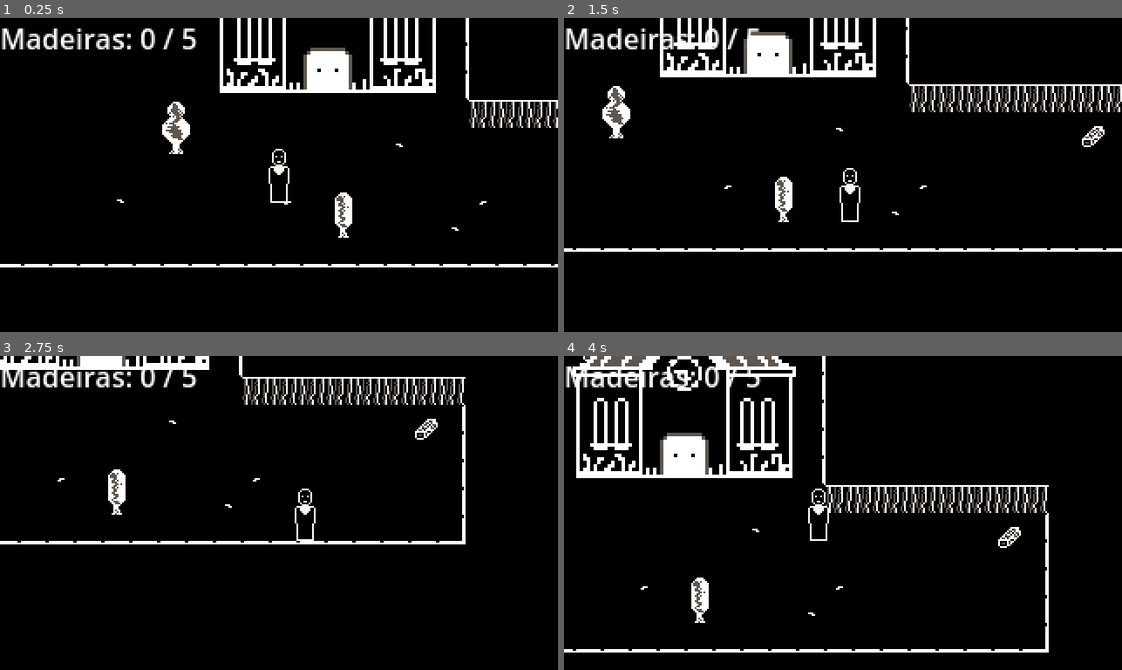
Above: before the commit, frames 1-4 (two rows, left to right).
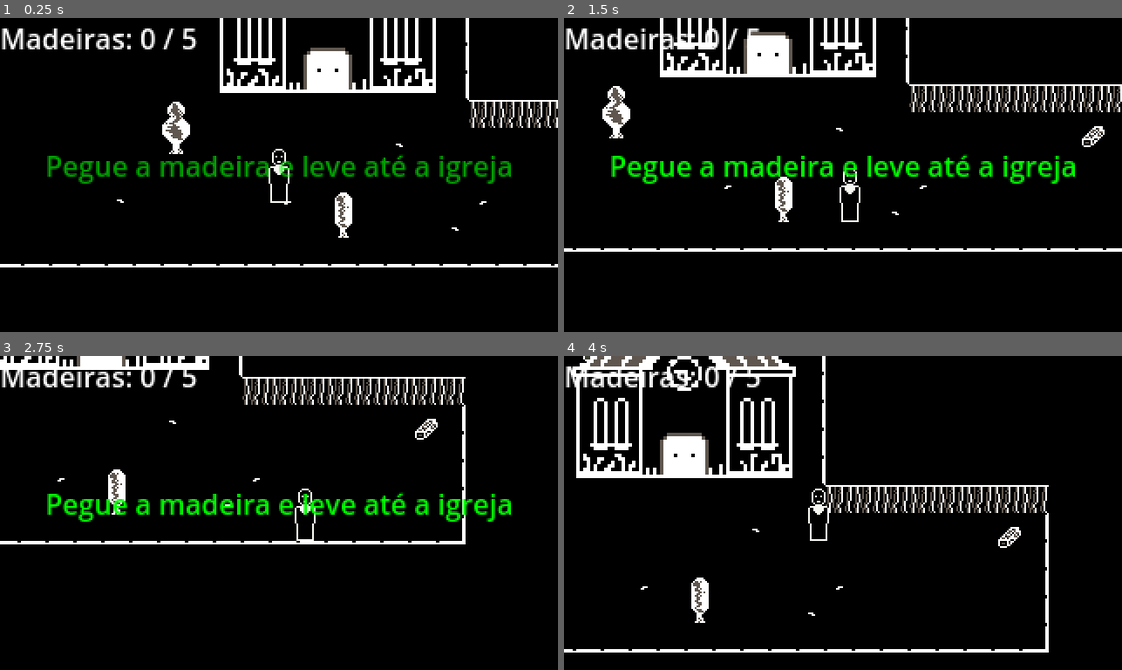
Above: after the commit, the same moments.

Repository: Muniexe/Paudoce
Game: Godot game, scene res://fases/fase_1.tscn
The game is run twice, just before and just after one commit, with the same random seed, the same clock (stepped at 60 frames per second) and the same inputs. The project has no main scene, so this scene is started directly.
Inputs:
- Up to frame 1 (0.25 s): no input
- Up to frame 2 (1.5 s): hold D (move_right) 0.53-1.28 s; tap E (interact) at 0.6, 1.35 s; hold S (move_down) from 1.28 s (still down)
- Up to frame 3 (2.75 s): release S (move_down) at 2.03 s; hold D (move_right) from 2.03 s (still down); tap E (interact) at 2.1 s
- Up to frame 4 (4 s): release D (move_right) at 2.78 s; hold W (move_up) 2.78-3.53 s; tap E (interact) at 2.85, 3.6 s; hold A (move_left) from 3.53 s (still down)

The runs differ from the first frame. In frame 1, 2.5% of the frame differs, in the area x 8-92%, y 43-53%; in frame 2, 2.6%; in frame 3, 2.6%; in frame 4, nothing differs.

Commit message:
atualização do hud

Diff:
--- a/objetos/hud.tscn
+++ b/objetos/hud.tscn
@@ -10,3 +10,15 @@
 offset_bottom = 23.0
 text = "Madeiras: 0 / 5"
 vertical_alignment = 1
+
+[node name="TutorialLabel" type="Label" parent="."]
+modulate = Color(1, 1, 1, 0)
+self_modulate = Color(0, 1, 0, 1)
+offset_left = 26.0
+offset_top = 60.0
+offset_right = 295.0
+offset_bottom = 109.0
+text = "Pegue a madeira e leve até a igreja
+"
+horizontal_alignment = 1
+vertical_alignment = 1
--- a/scripts/hud.gd
+++ b/scripts/hud.gd
@@ -1,9 +1,51 @@
 extends CanvasLayer
 
-@onready var label: Label = $Label
+@onready var counter_label: Label = $Label
+@onready var tutorial_label: Label = $TutorialLabel
+
+
+func _ready():
+	update_counter()
+	show_tutorial("Pegue a madeira e leve até a igreja")
+
 
 func _process(_delta):
-	label.text = "Madeiras: %d / %d" % [
+	update_counter()
+
+
+func update_counter():
+	counter_label.text = "Madeiras: %d / %d" % [
 		GameManager.wood_delivered,
 		GameManager.max_wood
 	]
+
+
+func show_tutorial(text: String):
+	tutorial_label.text = text
+	tutorial_label.visible = true
+	tutorial_label.modulate.a = 0.0
+
+	var tween := create_tween()
+
+	# Fade in
+	tween.tween_property(
+		tutorial_label,
+		"modulate:a",
+		1.0,
+		0.4
+	)
+
+	# Espera na tela
+	tween.tween_interval(3.0)
+
+	# Fade out
+	tween.tween_property(
+		tutorial_label,
+		"modulate:a",
+		0.0,
+		0.4
+	)
+
+	tween.finished.connect(func():
+		tutorial_label.visible = false
+	)
